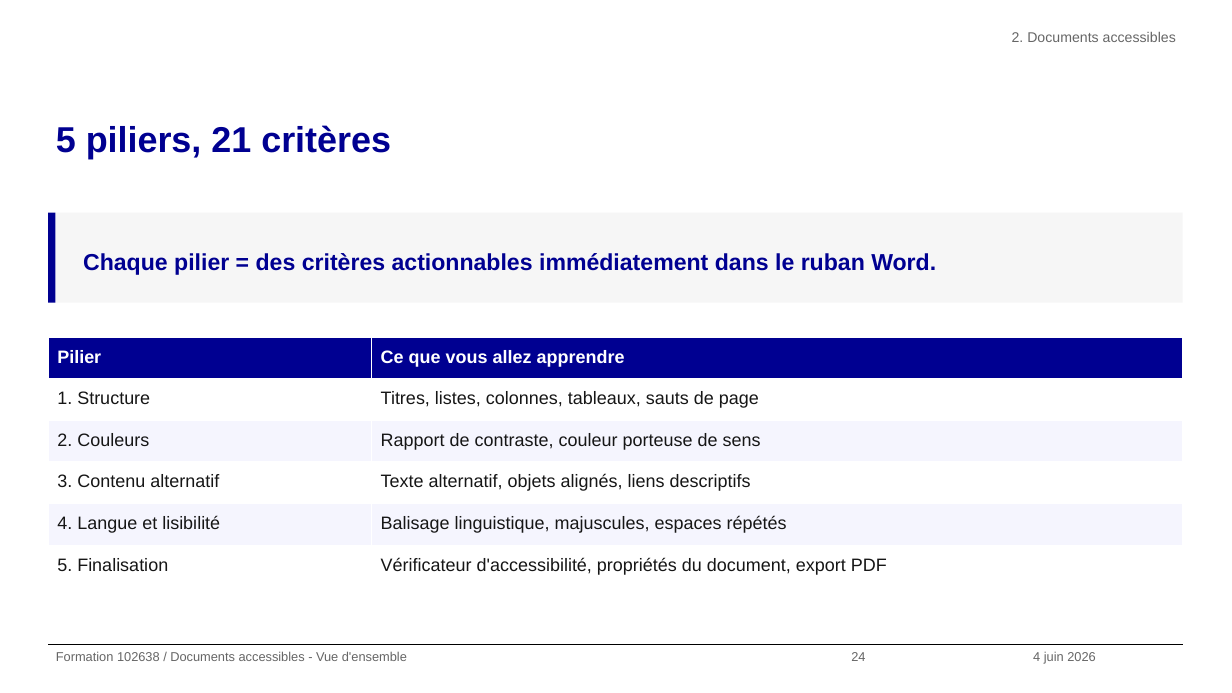
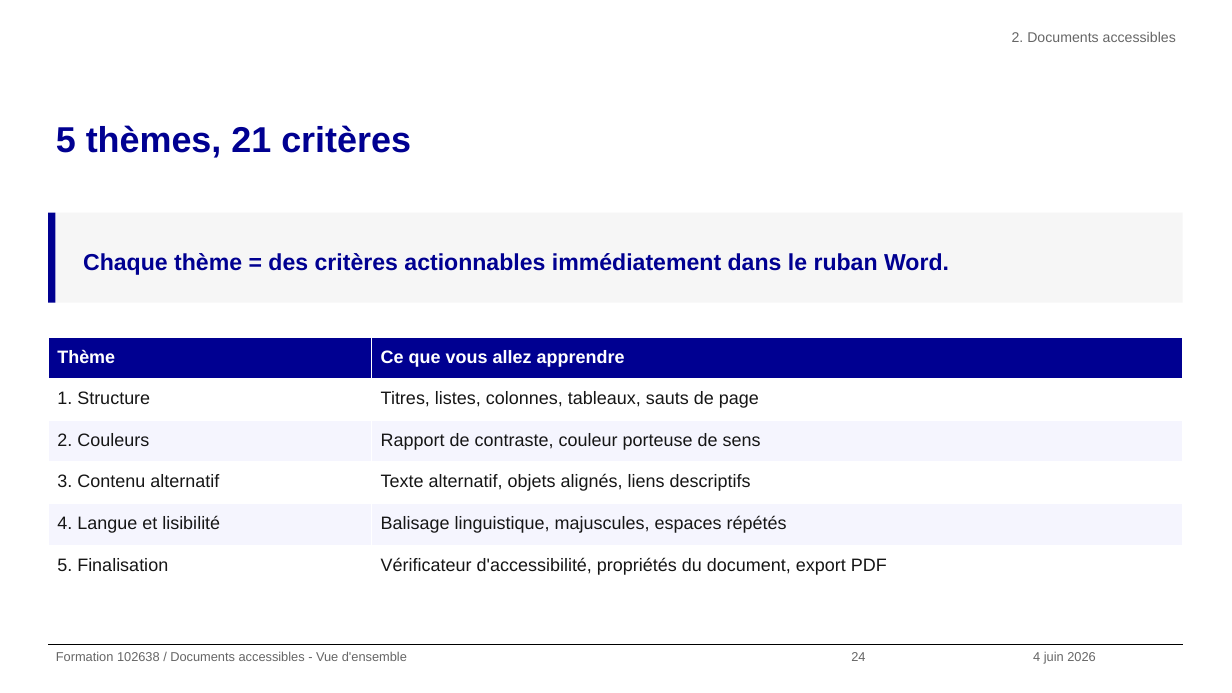
Before and after one commit to alexandra-guiderdoni/usine-fabrication-igpde-102846-ay11, a slide deck: slide 24 of formation-102638-juin-2026.pptx. Drawn at 1232x693 pixels with LibreOffice and Linux fonts; fonts in the diff are those of the drawing; background and template pictures are left out. Boxes give left, top, right and bottom in pixels: in the first picture for what was removed or moved away, otherwise in the second. Text is boxed around its words. In the diff, an @@ line names an element or a change of style, - is before the commit and + after.

Commit message:
refactor: remplacer pilier par theme dans toutes les slides

```diff
--- a/formation-102638-juin-2026.pptx
+++ b/formation-102638-juin-2026.pptx
@@ title at (x1=56, y1=125, x2=411, y2=158): text changed @@
-5 piliers, 21 critères
+5 thèmes, 21 critères
@@ text at (x1=83, y1=253, x2=949, y2=275): text changed @@
-Chaque pilier = des critères actionnables immédiatement dans le ruban Word.
+Chaque thème = des critères actionnables immédiatement dans le ruban Word.
@@ table at (x1=48, y1=337, x2=1183, y2=587) @@
-row 1, column 1: Pilier
+row 1, column 1: Thème
```
Also in this commit, not shown: 15 other slides changed, 20 other files.
